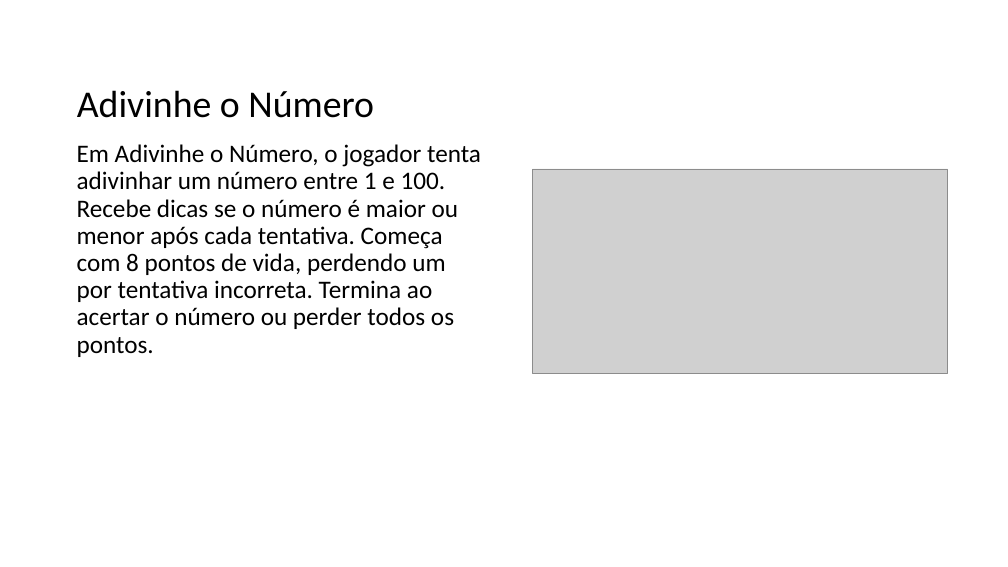
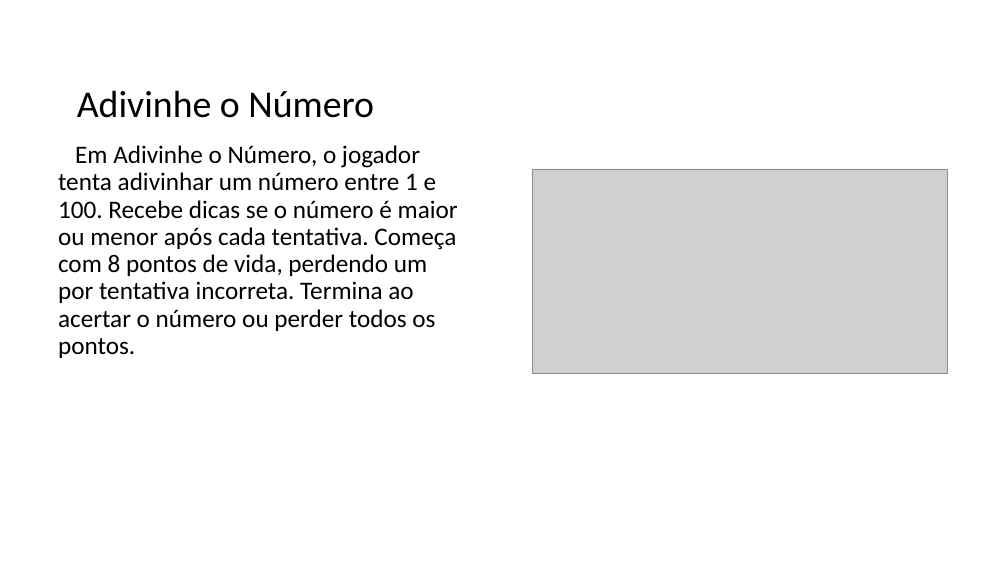
Before and after one commit to hionjk/c-games, a slide deck: slide 5 of Jogos_em_c.pptx. Drawn at 1008x567 pixels with LibreOffice and Linux fonts; fonts in the diff are those of the drawing; grey boxes stand for pictures. Boxes give left, top, right and bottom in pixels: in the first picture for what was removed or moved away, otherwise in the second. Text is boxed around its words. In the diff, an @@ line names an element or a change of style, - is before the commit and + after.

```diff
--- a/Jogos_em_c.pptx
+++ b/Jogos_em_c.pptx
@@ text "Em Adivinhe o Número, o ...": place and size @@
-text "Em Adivinhe o Número, o ..." at [77,144,481,357]
+text "Em Adivinhe o Número, o ..." at [58,145,458,358]
@@ text "Em Adivinhe o Número, o ..." at [58,145,458,358]: indent changed @@
```
Also in this commit, not shown: 8 other slides changed, 1 slide added.
